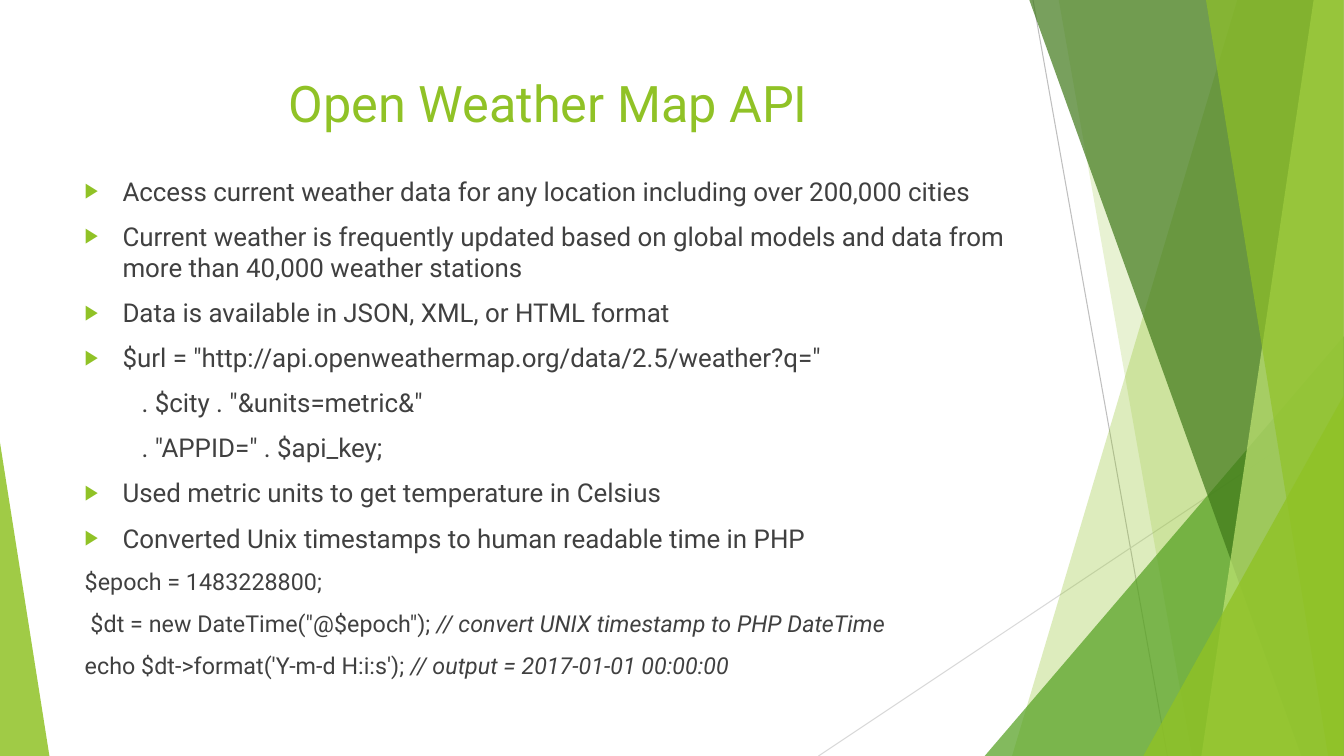
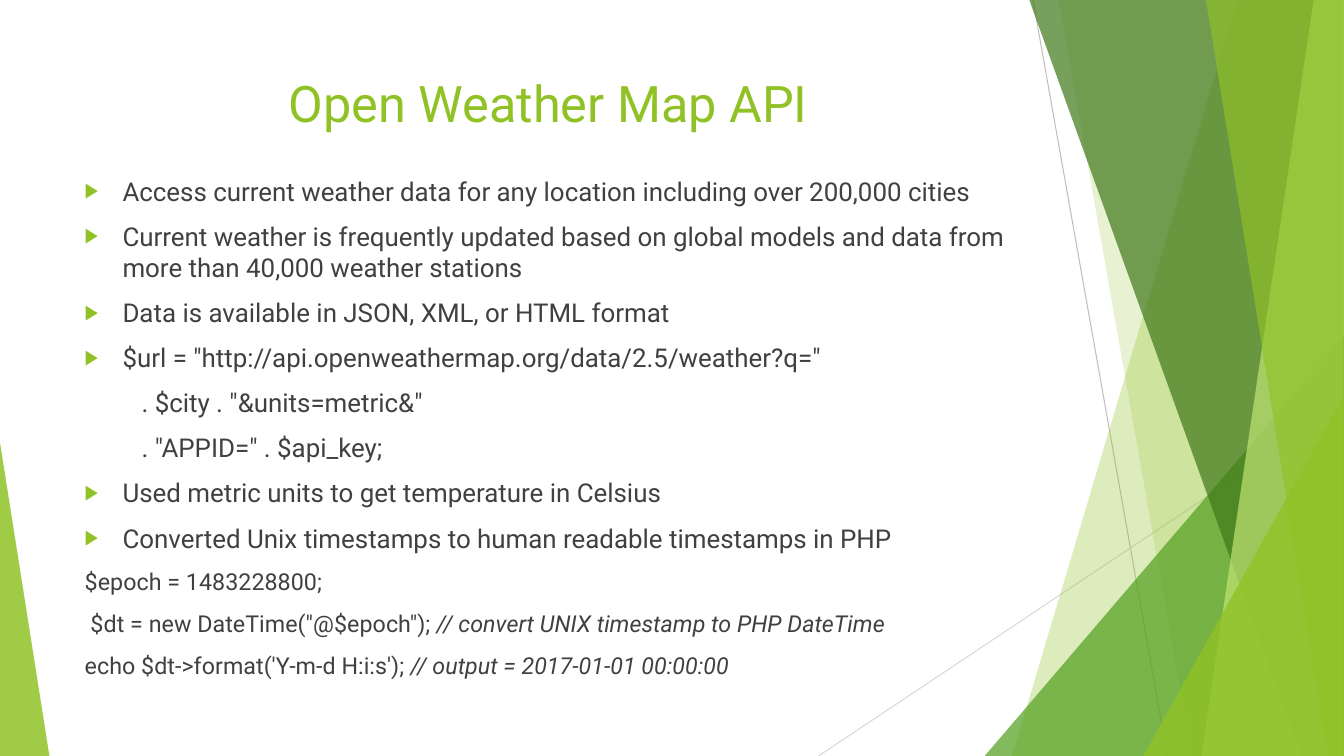
Before and after one commit to Valini/WebAPIProjectGit, a slide deck: slide 4 of WeatherMap.pptx. Drawn at 1344x756 pixels with LibreOffice and Linux fonts; fonts in the diff are those of the drawing. Boxes give left, top, right and bottom in pixels: in the first picture for what was removed or moved away, otherwise in the second. Text is boxed around its words. In the diff, an @@ line names an element or a change of style, - is before the commit and + after.

```diff
--- a/WeatherMap.pptx
+++ b/WeatherMap.pptx
@@ text at [123, 528, 891, 554]: text changed @@
-▶ Converted Unix timestamps to human readable time in PHP
+▶ Converted Unix timestamps to human readable timestamps in PHP
```
Also in this commit, not shown: 2 other slides changed.
